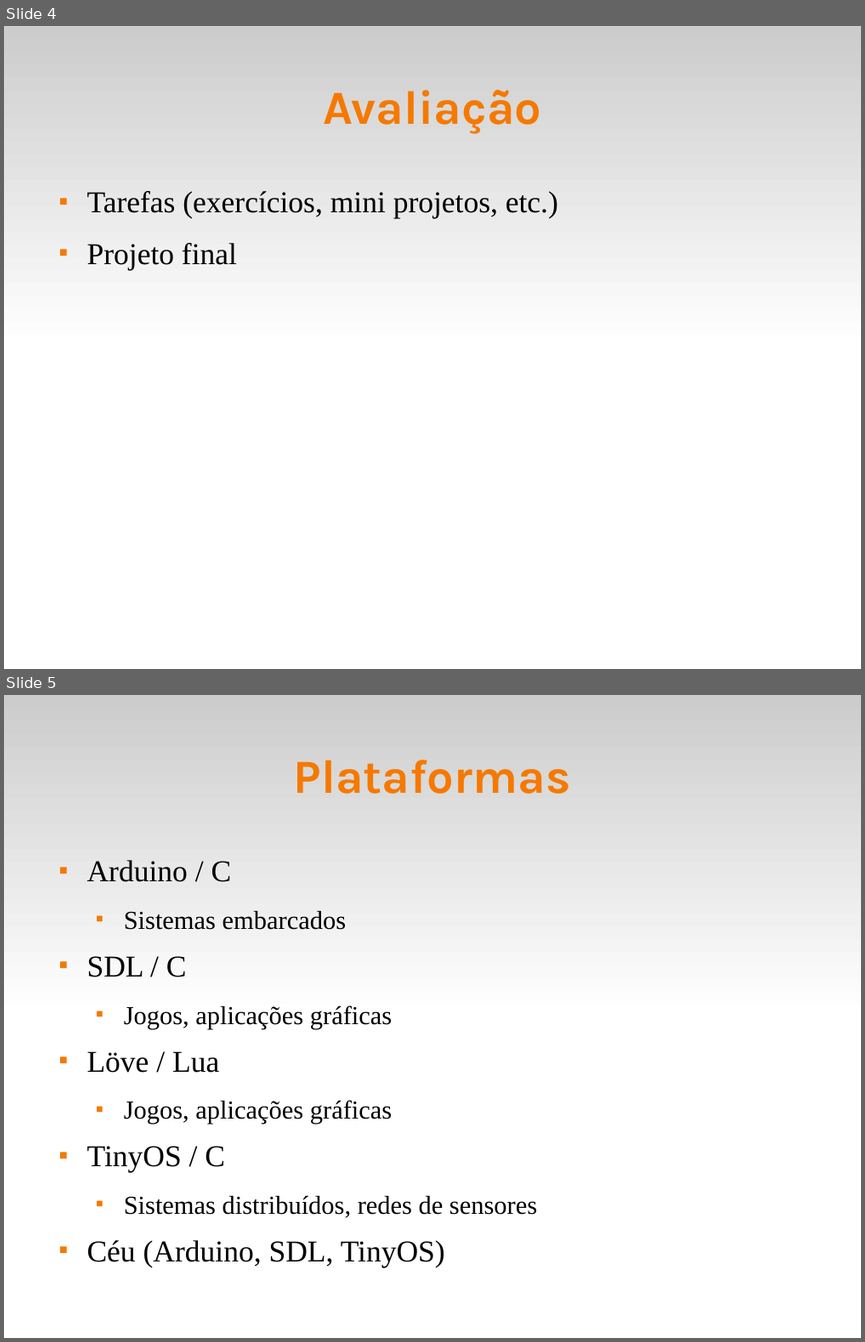
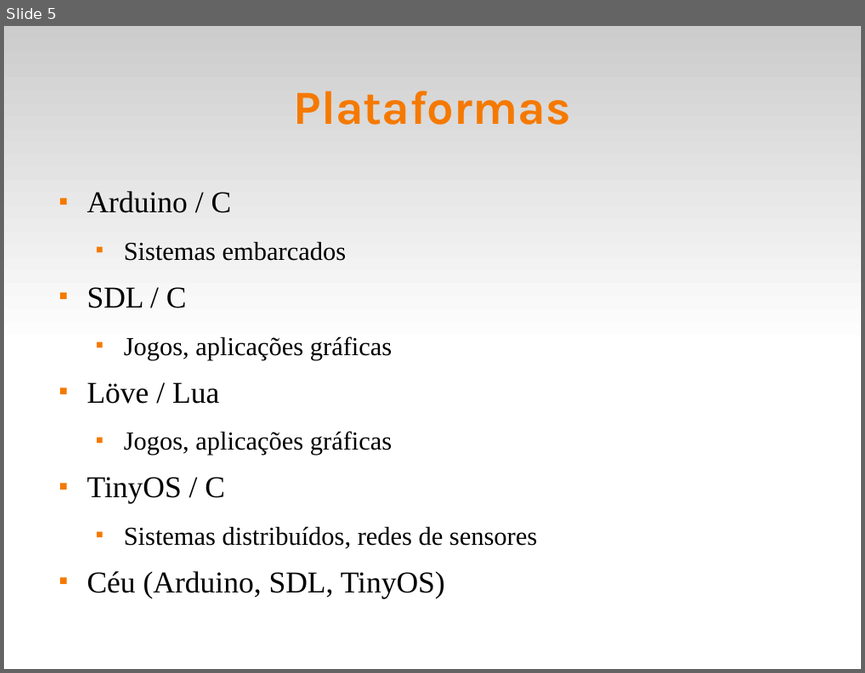
Before and after one commit to fsantanna-uerj/reativos, a slide deck: slides/00_intro.odp. Shown one above the other, each under a label of ours: slides 4 and 5 before the commit, slide 5 after it. The pictures are 865x1342 and 865x673 pixels, drawn with LibreOffice and Linux fonts; fonts in the diff are those of the drawing. Boxes give left, top, right and bottom in pixels: in the first picture for what was removed or moved away, otherwise in the second. Text is boxed around its words. In the diff, an @@ line names an element or a change of style, - is before the commit and + after.

```diff
--- a/slides/00_intro.odp
+++ b/slides/00_intro.odp
@@ slide 4 removed at <box>4,26,861,669</box>, background #FFFFFF; not listed: 1 template element that a slide beside it also shows @@
@@ title removed at <box>323,90,541,134</box> @@
-Avaliação
@@ text removed at <box>87,191,558,270</box> @@
-■ Tarefas (exercícios, mini projetos, etc.)
-■ Projeto final
```
Also in this commit, not shown: 7 slides changed, 1 slide added, 1 other slide removed, 7 other files.
